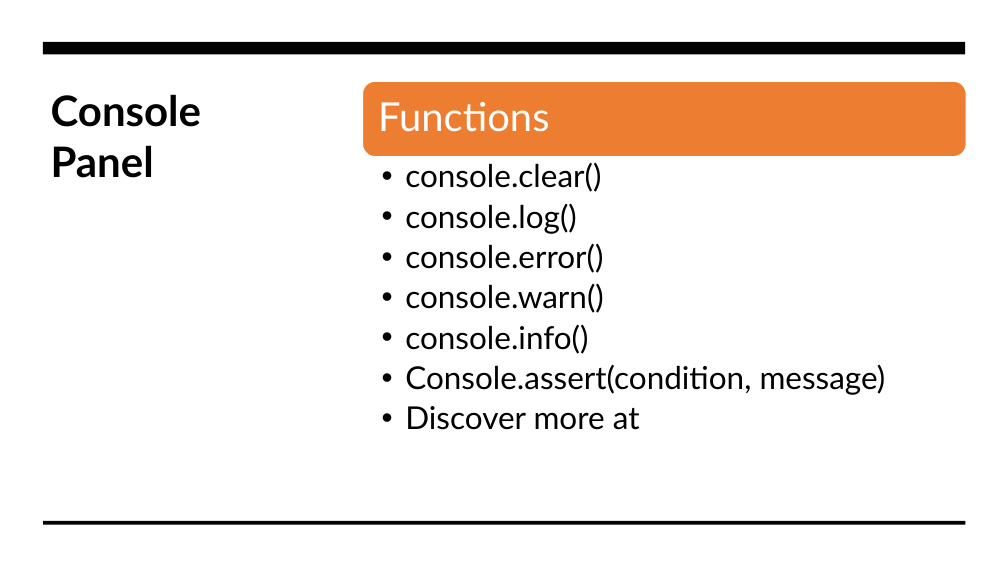
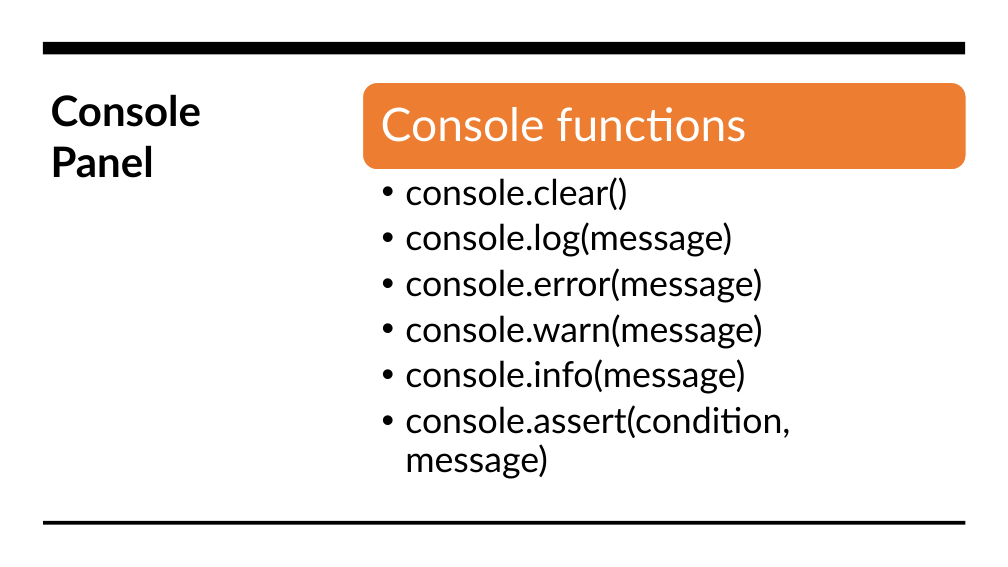
Before and after one commit to JakobieBrown/ChromeDevToolsWorkshop, a slide deck: slide 11 of ChromeDevToolsPresentation.pptx (slide 9 before the commit). Drawn at 1008x567 pixels with LibreOffice and Linux fonts; fonts in the diff are those of the drawing. Boxes give left, top, right and bottom in pixels: in the first picture for what was removed or moved away, otherwise in the second. Text is boxed around its words. In the diff, an @@ line names an element or a change of style, - is before the commit and + after.

```diff
--- a/ChromeDevToolsPresentation.pptx
+++ b/ChromeDevToolsPresentation.pptx
@@ rounded rectangle: place and size @@
-rounded rectangle at <box>363,82,966,157</box>
+rounded rectangle at <box>363,82,966,169</box>
@@ text at <box>381,107,746,142</box>: text changed; size 38 to 44 pt @@
-Functions
+Console functions
@@ text "console.clear()": place and size @@
-text "console.clear()" at <box>405,162,886,430</box>
+text "console.clear()" at <box>405,177,790,479</box>
@@ text at <box>405,177,627,210</box>: size 30 to 34 pt in "console.clear()" @@
@@ text at <box>405,222,790,479</box>: text changed; size 30 to 34 pt @@
-  • console.log()
-  • console.error()
-  • console.warn()
-  • console.info()
-  • Console.assert(condition, message)
-  • Discover more at
+  • console.log(message)
+  • console.error(message)
+  • console.warn(message)
+  • console.info(message)
+  • console.assert(condition, message)
```
Also in this commit, not shown: 5 other slides changed, 9 slides added, 2 slides removed, 3 other files.
